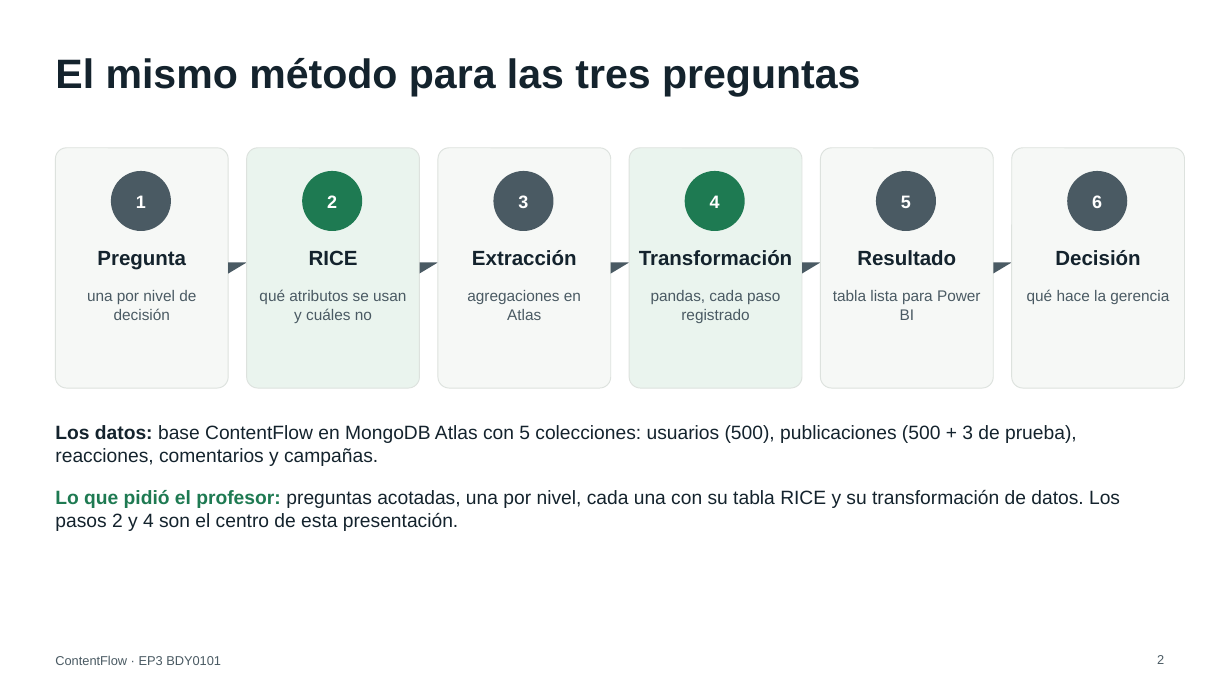
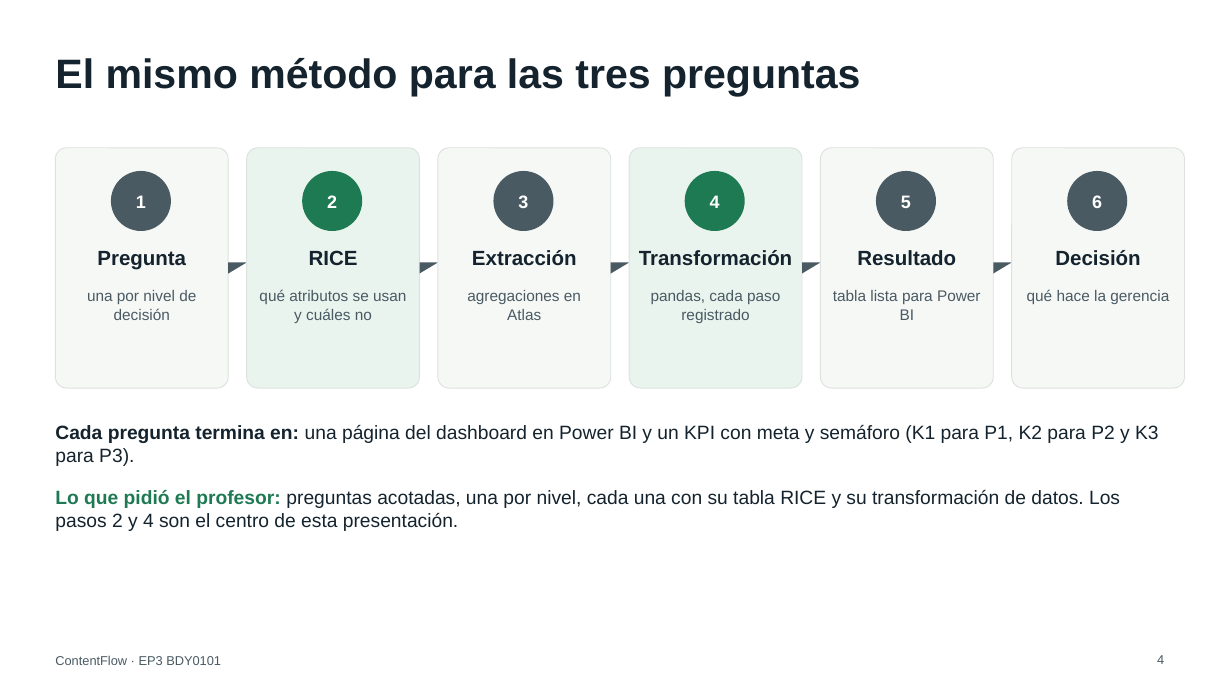
Before and after one commit to 99nicolas/contentflow-ep3-bdy0101, a slide deck: slide 4 of docs/ContentFlow_EP3_Presentacion.pptx (slide 2 before the commit). Drawn at 1232x693 pixels with LibreOffice and Linux fonts; fonts in the diff are those of the drawing. Boxes give left, top, right and bottom in pixels: in the first picture for what was removed or moved away, otherwise in the second. Text is boxed around its words. In the diff, an @@ line names an element or a change of style, - is before the commit and + after.

Commit message:
Presentación con contexto del caso y los nuevos dashboards

```diff
--- a/docs/ContentFlow_EP3_Presentacion.pptx
+++ b/docs/ContentFlow_EP3_Presentacion.pptx
@@ text at (x1=55, y1=425, x2=1159, y2=466): text changed @@
-Los datos: base ContentFlow en MongoDB Atlas con 5 colecciones: usuarios (500), publicaciones (500 + 3 de prueba), reacciones, comentarios y campañas.
+Cada pregunta termina en: una página del dashboard en Power BI y un KPI con meta y semáforo (K1 para P1, K2 para P2 y K3 para P3).
@@ page number at (x1=1157, y1=655, x2=1164, y2=664): text changed @@
-2
+4
```
Also in this commit, not shown: 4 other slides changed, 4 slides added, 1 slide removed, 1 other file.
